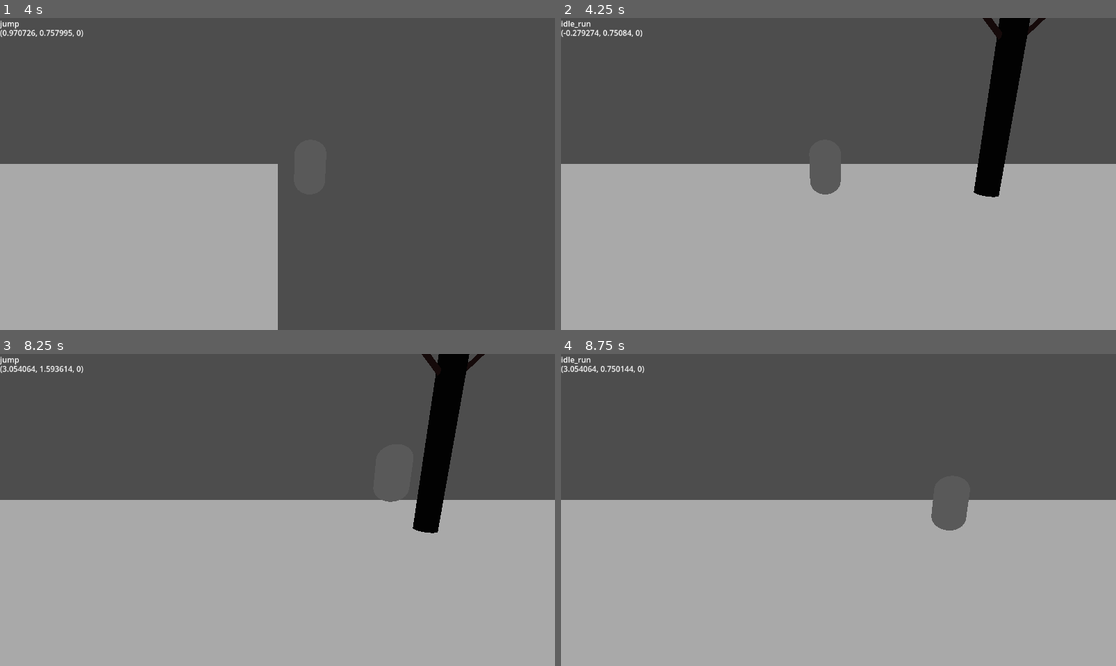
Above: before the commit, frames 1-4 (two rows, left to right).
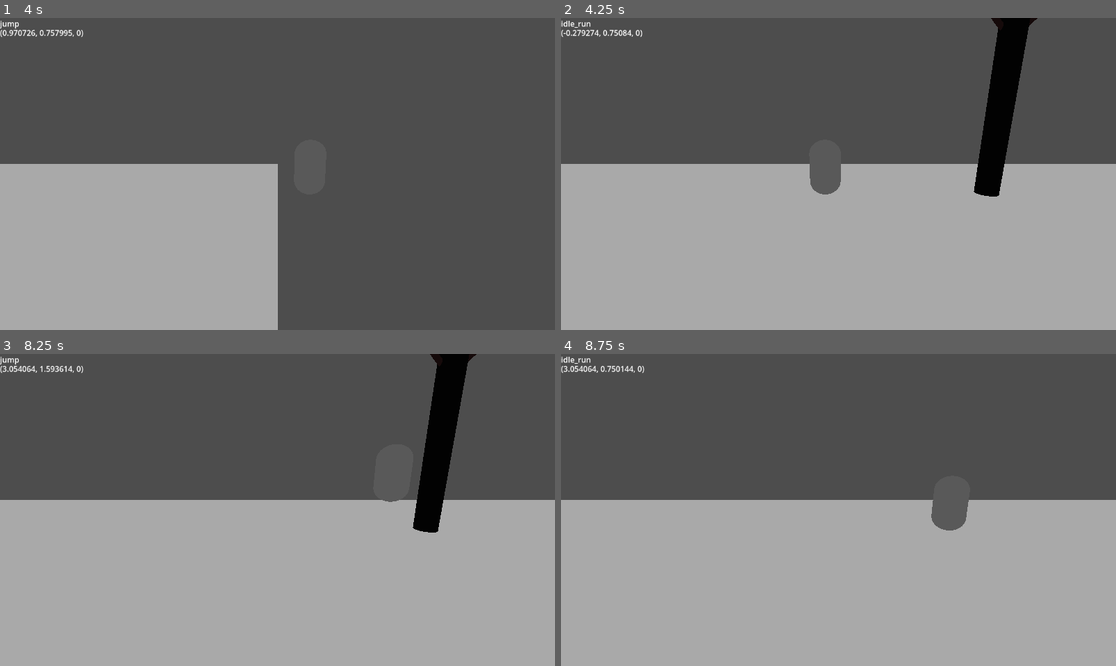
Above: after the commit, the same moments.

Repository: SHyguymoll/EternityGame_STRTeam
Game: Godot game, scene res://scenes/game.tscn
Same seed, same stepped clock (60 frames per second), same inputs: the game is played once before the commit and once after it.
Inputs:
- Up to frame 1 (4 s): hold Right (player_right) 0.53-1.28 s; tap X (player_jump) at 0.77, 1.52, 3.02, 3.77 s; hold Down (player_down) 1.28-2.03 s; hold Right (player_right) 2.03-3.53 s; tap Enter at 2.75 s; hold Left (player_left) from 3.53 s (still down)
- Up to frame 2 (4.25 s): keep holding Left (player_left)
- Up to frame 3 (8.25 s): tap X (player_jump) at 4.52, 6.02, 6.77, 7.52 s; release Left (player_left) at 5.03 s; hold Down (player_down) 5.03-5.78 s; hold Right (player_right) 5.78-8.03 s; hold Down (player_down) from 8.03 s (still down)
- Up to frame 4 (8.75 s): keep holding Down (player_down)

Frame 1 is identical in both runs. In frame 2, 0.2% of the frame differs, in the area x 74-88%, y 0-58%; in frame 3, 0.2%; in frame 4, nothing differs.

Commit message:
unearthed meshes from the ground

Diff:
--- a/scenes/enemy.tscn
+++ b/scenes/enemy.tscn
@@ -16,10 +16,10 @@
 script = ExtResource("1_bnu0r")
 
 [node name="JumpObstacle" parent="." instance=ExtResource("2_o34yd")]
-transform = Transform3D(-0.375, 0, -3.27835e-08, 0, 0.375, 0, 3.27835e-08, 0, -0.375, 0, 0, 0)
+transform = Transform3D(-0.375, 0, -3.27835e-08, 0, 0.375, 0, 3.27835e-08, 0, -0.375, 0, 0.6, 0)
 
 [node name="DodgeObstacle" parent="." instance=ExtResource("3_aq5tk")]
-transform = Transform3D(-0.55, 0, -4.80825e-08, 0, 0.55, 0, 4.80825e-08, 0, -0.55, 0, 0, 0)
+transform = Transform3D(-0.55, 0, -4.80825e-08, 0, 0.55, 0, 4.80825e-08, 0, -0.55, 0, 0.197263, 0)
 
 [node name="JumpShape" type="CollisionShape3D" parent="."]
 transform = Transform3D(1, 0, 0, 0, 1, 0, 0, 0, 1, 0, 0.634178, 0)
